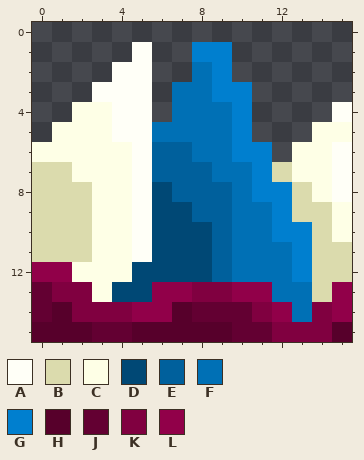
Edited in one commit: pixel-art sprite (res/drawable-xhdpi/bt_icon_large.png). Above, as it was before the edit.
The file is 128x128 pixels, drawn in blocks of 8x8; one block is one cell here.
Palette (. is transparent): A #fffff7  B #dbdbad  C #feffe6  D #004875  E #00609c  F #0070b5  G #007fcf  H #57002b  J #630032  K #800040  L #910049
Pixels before, first column x 0:
 1 .....A..GG......
 2 ....AA..FG......
 3 ...AAA.FFGG.....
 4 ..CCAA.FFFG....A
 5 .CCCAAFFFFG...CC
 6 CCCCCAEEFFGG.CCA
 7 BBCCCAEEEFFGBCCA
 8 BBBCCADEEEFGGBCA
 9 BBBCCADDEEFFGBBC
10 BBBCCADDDEFFGGBC
11 BBBCCADDDEFFFGBB
12 LLCCCDDDDEFFFGBB
13 JKKCDDLLKKLLFFBL
14 JHKKKLLHJJJKLFKL
15 HHHJJHHHHHJJKKKH
And afterwards:
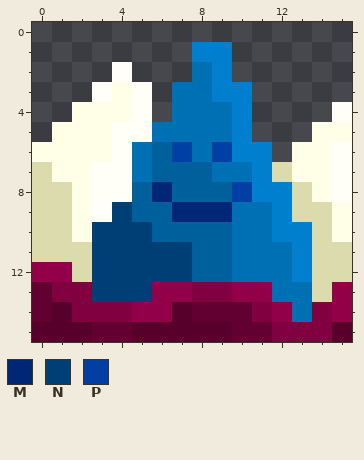
Colours new in this view: M #002775  N #003f75  P #003fa3
What changed:
y 1..2: x 5 A -> .
y 3..4: x 4 A -> C
y 6: x 4..5 CA -> AF; x 7 E -> P; x 9 F -> P
y 7: x 1 B -> C; x 3..5 CCA -> AAF
y 8: x 2..6 BCCAD -> CAAEM; x 10 F -> P
y 9: x 2..9 BCCADDEE -> CANEEMMM
y 10: x 2..8 BCCADDD -> CNNNEEE
y 11: x 3..8 CCADDD -> NNNNNE
y 12: x 2..8 CCCDDDD -> BNNNNNE
y 13: x 3..5 CDD -> NNN
